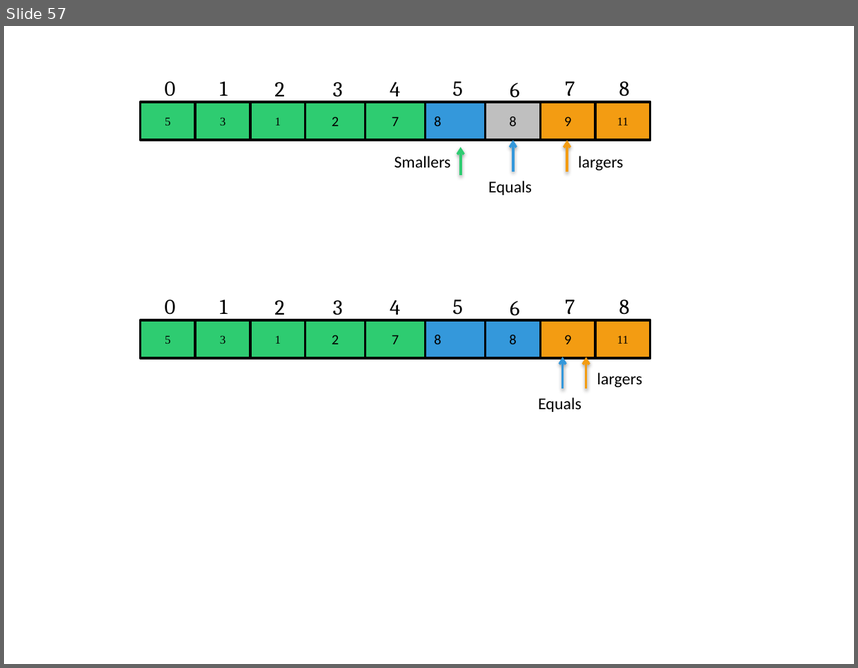
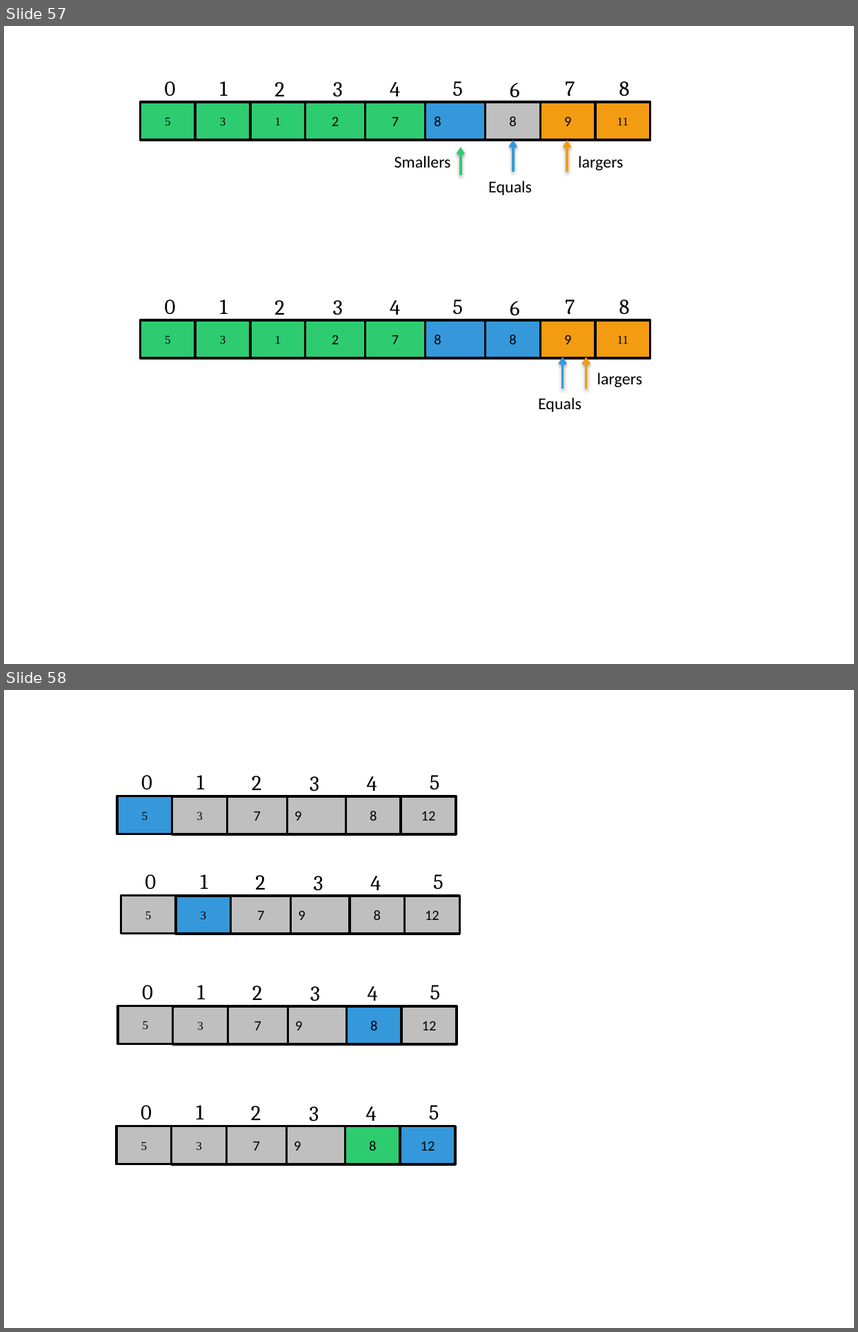
Before and after one commit to jainankit49/HackerGymContent, a slide deck: Images/imgs.pptx. Shown one above the other, each under a label of ours: slide 57 before the commit, slides 57 and 58 after it. The pictures are 858x668 and 858x1332 pixels, drawn with LibreOffice and Linux fonts; fonts in the diff are those of the drawing. Boxes give left, top, right and bottom in pixels: in the first picture for what was removed or moved away, otherwise in the second. Text is boxed around its words. In the diff, an @@ line names an element or a change of style, - is before the commit and + after.

```diff
--- a/Images/imgs.pptx
+++ b/Images/imgs.pptx
@@ slide 58 added at (x1=4, y1=690, x2=854, y2=1328), background #FFFFFF @@
@@ group added at (x1=117, y1=775, x2=456, y2=834): 6 rectangles, 6 texts @@
+9
+7
+12
+8
+0
+1
+2
+3
+4
+5
+5
+3
@@ group added at (x1=121, y1=874, x2=459, y2=934): 6 rectangles, 6 texts @@
+9
+7
+12
+8
+0
+1
+2
+3
+4
+5
+5
+3
@@ group added at (x1=118, y1=985, x2=457, y2=1045): 6 rectangles, 6 texts @@
+9
+7
+12
+8
+0
+1
+2
+3
+4
+5
+5
+3
@@ group added at (x1=116, y1=1105, x2=455, y2=1164): 6 rectangles, 6 texts @@
+9
+7
+12
+8
+0
+1
+2
+3
+4
+5
+5
+3
```
Also in this commit, not shown: 2 other files.
